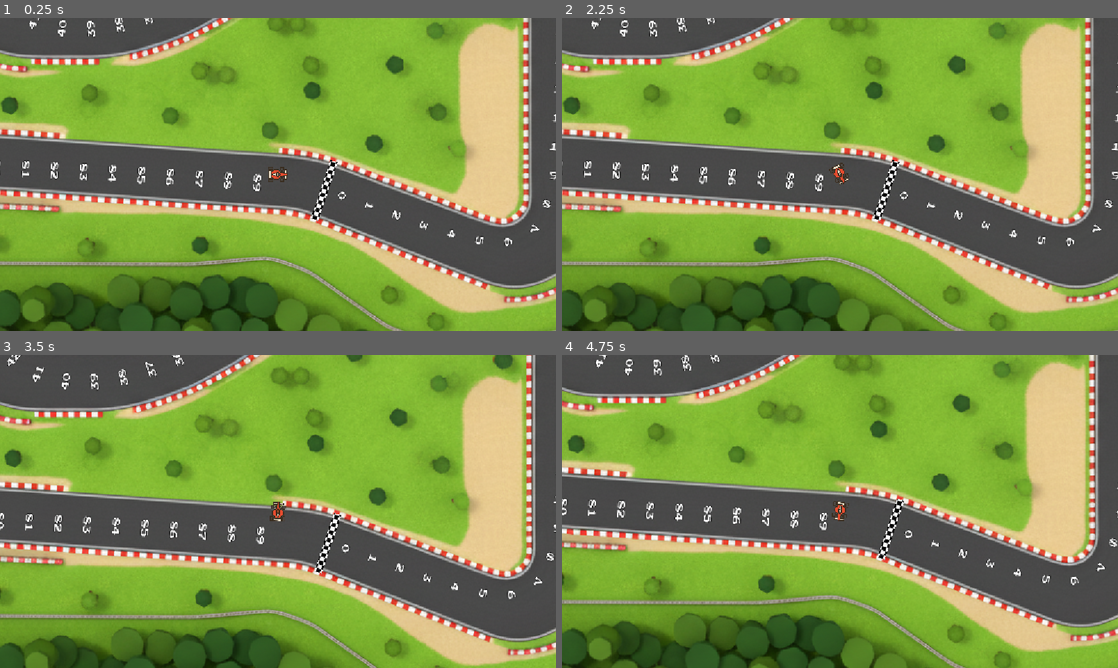
Above: before the commit, frames 1-4 (two rows, left to right).
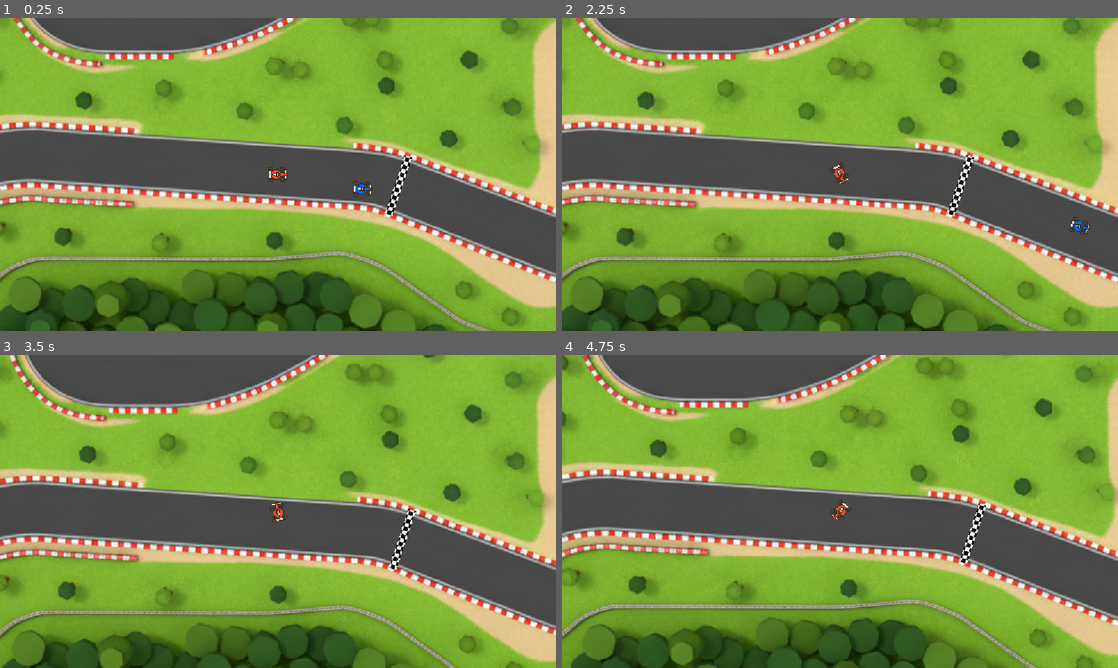
Above: after the commit, the same moments.

Repository: Pascal-Casier/godot-super-sprint-starter-main
Game: Godot game, scene res://Scenes/Track/Track.tscn
Two runs of this game, one before a commit and one after it. Both use one fixed random seed, a clock stepped at 60 frames per second and the inputs below.
Inputs:
- Up to frame 1 (0.25 s): no input
- Up to frame 2 (2.25 s): hold Right (ui_right) 0.53-1.28 s; hold Left (ui_left) 1.28-2.03 s; hold Right (ui_right) from 2.03 s (still down)
- Up to frame 3 (3.5 s): release Right (ui_right) at 2.78 s; hold Up (ui_up) from 2.78 s (still down)
- Up to frame 4 (4.75 s): release Up (ui_up) at 3.53 s; hold Left (ui_left) from 3.53 s (still down)

The runs differ from the first frame. In frame 1, 53% of the frame differs, in the area x 0-100%, y 0-100%; in frame 2, 53%; in frame 3, 51%; in frame 4, 49%.

Commit message:
fini video 10

Diff:
--- a/Scenes/Car/Car.gd
+++ b/Scenes/Car/Car.gd
@@ -4,66 +4,34 @@
 
 enum CarState { DRIVING, BOUNCING, SLIPPING}
 
+@export var car_texture : Texture2D = preload("res://Assets/Images/CarRed.png")
 @export var car_name : String = "Maisy"
 @export var car_number : int = 0
-@export var max_speed : float = 380.0
-@export var friction : float = 300.0
-@export var acceleration : float = 150.0
-@export var steer_strength : float = 6.0
-@export var min_steer_factor : float = 0.5
 @export var bounce_time : float = 0.8
 @export var bounce_force : float = 30.0
 @export var slip_speed_range : Vector2 = Vector2(0.2, 0.5)
 
 @onready var crash_effect: CPUParticles2D = $CrashEffect
+@onready var car_sprite: Sprite2D = $CarSprite
 
-var _throttle : float = 0.0
-var _steer : float = 0.0
+
 var _velocity : float = 0.0
 var _bounce_tween : Tween
 var _slip_tween : Tween
 var _bounce_target : Vector2 = Vector2.ZERO
 var _state : CarState = CarState.DRIVING
-var _verifications_count : int = 0
-var _verifications_passed : Array[int] = []
 var _lap_time : float = 0.0
 
 func _ready() -> void:
-	pass # Replace with function body.
+	car_sprite.texture = car_texture
 
-func setup(vc : int) -> void:
-	_verifications_count = vc
-	pass
+
 # Called every frame. 'delta' is the elapsed time since the previous frame.
+
 func _process(delta: float) -> void:
 	_lap_time += delta
-	_throttle = Input.get_action_strength("ui_up")
-	_steer = Input.get_axis("ui_left", "ui_right")
-
-func _physics_process(delta: float) -> void:
-	if _state != CarState.DRIVING:
-		return
-	apply_throttle(delta)
-	apply_rotation(delta)
-	position += transform.x * _velocity * delta
-
-func apply_throttle(delta : float) -> void:
-	if _throttle > 0.0:
-		_velocity += acceleration * delta
-	else:
-		_velocity -= friction * delta
-	_velocity = clamp(_velocity, 0, max_speed)
-
-func get_steer_factor() -> float:
-	return clamp(
-		1.0 - pow(_velocity / max_speed, 2.0),
-		min_steer_factor,
-		1.0
-	) * steer_strength
 
 
-func apply_rotation(delta : float) -> void:
-	rotate(get_steer_factor() * delta * _steer)
 
 #region State
 
@@ -137,13 +105,4 @@
 #endregion
 
 func lap_completed() -> void:
-	if _verifications_count == _verifications_passed.size():
-		var lcd : LapCompleteData = LapCompleteData.new(self, _lap_time)
-		print ("LapCompleted %s" % lcd)
-		EventHub.emit_on_lap_completed(lcd)
-		_verifications_passed.clear()
-		_lap_time = 0.0
-
-func hit_verification(verification_id : int) -> void:
-	if verification_id not in _verifications_passed:
-		_verifications_passed.append(verification_id)
+	_lap_time = 0.0
--- a/Scenes/Car/Car.tscn
+++ b/Scenes/Car/Car.tscn
@@ -14,7 +14,7 @@
 [node name="Car" type="Area2D"]
 script = ExtResource("1_6tdsx")
 
-[node name="Sprite2D" type="Sprite2D" parent="."]
+[node name="CarSprite" type="Sprite2D" parent="."]
 rotation = 1.5707964
 scale = Vector2(0.25, 0.25)
 texture = ExtResource("1_fnsqd")
@@ -23,8 +23,6 @@
 position = Vector2(-2, 0)
 rotation = 1.5707964
 shape = SubResource("CapsuleShape2D_6tdsx")
-
-[node name="Camera2D" type="Camera2D" parent="."]
 
 [node name="CrashEffect" type="CPUParticles2D" parent="."]
 emitting = false
--- /dev/null
+++ b/Scenes/Car/CpuCar.gd
@@ -0,0 +1,39 @@
+extends Car
+class_name CpuCar
+
+
+const STEER_REACTION_MAX : float = 9.0
+
+@export var debug : bool = true
+@export var waypoint_distance : float = 20.0
+
+@onready var target_sprite: Sprite2D = $TargetSprite
+
+var _adjusted_waypoint_target : Vector2 = Vector2.ZERO
+var _steer_reaction : float = STEER_REACTION_MAX
+var _target_speed : float = 250.0
+var _next_waypoint : Waypoint
+
+func _ready() -> void:
+	super()
+	target_sprite.visible = debug
+
+func update_waypoint() -> void:
+	if global_position.distance_to(_adjusted_waypoint_target) < waypoint_distance:
+		set_next_waypoint(_next_waypoint.next_waypoint)
+
+func set_next_waypoint(wp : Waypoint) -> void:
+	_next_waypoint = wp
+	_adjusted_waypoint_target = wp.global_position
+	target_sprite.global_position = _adjusted_waypoint_target
+
+func _physics_process(delta: float) -> void:
+	if _state != CarState.DRIVING: return
+	if ! _next_waypoint : return
+
+	var ta : float = (_adjusted_waypoint_target - global_position).angle()
+	rotation = lerp_angle(rotation, ta, _steer_reaction * delta)
+	_velocity = lerp(_velocity, _target_speed, delta)
+	position += transform.x * _velocity * delta
+
+	update_waypoint()
--- /dev/null
+++ b/Scenes/Car/CpuCar.tscn
@@ -0,0 +1,16 @@
+[gd_scene load_steps=4 format=3 uid="uid://djyaytjfa6yp5"]
+
+[ext_resource type="PackedScene" uid="uid://cg1mlwxhlujj2" path="res://Scenes/Car/Car.tscn" id="1_dy7ph"]
+[ext_resource type="Script" uid="uid://bir06hbi6ffe5" path="res://Scenes/Car/CpuCar.gd" id="2_cv55x"]
+[ext_resource type="Texture2D" uid="uid://blv5vu5ryjp8t" path="res://Assets/Images/Dot.png" id="3_or3o6"]
+
+[node name="CpuCar" instance=ExtResource("1_dy7ph")]
+script = ExtResource("2_cv55x")
+debug = false
+waypoint_distance = 20.0
+
+[node name="TargetSprite" type="Sprite2D" parent="." index="3"]
+modulate = Color(1, 0.26666668, 0.1882353, 1)
+top_level = true
+scale = Vector2(0.15, 0.15)
+texture = ExtResource("3_or3o6")
--- /dev/null
+++ b/Scenes/Car/PlayerCar.gd
@@ -0,0 +1,61 @@
+extends Car
+class_name PlayerCar
+
+
+@export var max_speed : float = 380.0
+@export var friction : float = 300.0
+@export var acceleration : float = 150.0
+@export var steer_strength : float = 6.0
+@export var min_steer_factor : float = 0.5
+
+var _throttle : float = 0.0
+var _steer : float = 0.0
+
+var _verifications_count : int = 0
+var _verifications_passed : Array[int] = []
+
+func setup(vc : int) -> void:
+	_verifications_count = vc
+
+
+func _process(delta: float) -> void:
+	_throttle = Input.get_action_strength("ui_up")
+	_steer = Input.get_axis("ui_left", "ui_right")
+	super(delta)
+
+func _physics_process(delta: float) -> void:
+	if _state != CarState.DRIVING:
+		return
+	apply_throttle(delta)
+	apply_rotation(delta)
+	position += transform.x * _velocity * delta
+
+func apply_throttle(delta : float) -> void:
+	if _throttle > 0.0:
+		_velocity += acceleration * delta
+	else:
+		_velocity -= friction * delta
+	_velocity = clamp(_velocity, 0, max_speed)
+
+func get_steer_factor() -> float:
+	return clamp(
+		1.0 - pow(_velocity / max_speed, 2.0),
+		min_steer_factor,
+		1.0
+	) * steer_strength
+
+
+func apply_rotation(delta : float) -> void:
+	rotate(get_steer_factor() * delta * _steer)
+
+func lap_completed() -> void:
+	if _verifications_count == _verifications_passed.size():
+		var lcd : LapCompleteData = LapCompleteData.new(self, _lap_time)
+		print ("LapCompleted %s" % lcd)
+		EventHub.emit_on_lap_completed(lcd)
+	_verifications_passed.clear()
+	super()
+
+func hit_verification(verification_id : int) -> void:
+	if verification_id not in _verifications_passed:
+		_verifications_passed.append(verification_id)
--- /dev/null
+++ b/Scenes/Car/PlayerCar.tscn
@@ -0,0 +1,14 @@
+[gd_scene load_steps=3 format=3 uid="uid://dj72m1ivs772h"]
+
+[ext_resource type="PackedScene" uid="uid://cg1mlwxhlujj2" path="res://Scenes/Car/Car.tscn" id="1_6m6i8"]
+[ext_resource type="Script" uid="uid://v30vc21gxpxb" path="res://Scenes/Car/PlayerCar.gd" id="2_3qauk"]
+
+[node name="PlayerCar" instance=ExtResource("1_6m6i8")]
+script = ExtResource("2_3qauk")
+max_speed = 380.0
+friction = 300.0
+acceleration = 150.0
+steer_strength = 6.0
+min_steer_factor = 0.5
+
+[node name="Camera2D" type="Camera2D" parent="." index="3"]
--- a/Scenes/Track/Track.gd
+++ b/Scenes/Track/Track.gd
@@ -21,8 +21,10 @@
 	await track_processor.build_completed
 
 	for car in cars_holder.get_children():
-		if car is Car:
+		if car is PlayerCar:
 			car.setup(verifications_holder.get_children().size())
+		if car is CpuCar:
+			car.set_next_waypoint(track_processor._first_waypoint)
 
 func get_direction_to_path(from_pos : Vector2) -> Vector2:
 	var closest_offset : float = _track_curve.get_closest_offset(from_pos)
--- a/Scenes/Track/Track.tscn
+++ b/Scenes/Track/Track.tscn
@@ -1,14 +1,16 @@
-[gd_scene load_steps=12 format=3 uid="uid://gqdstw6n42rk"]
+[gd_scene load_steps=14 format=3 uid="uid://gqdstw6n42rk"]
 
 [ext_resource type="Script" uid="uid://e256etg8nsqi" path="res://Scenes/Track/Track.gd" id="1_0do6f"]
 [ext_resource type="Texture2D" uid="uid://2msta3ane5h5" path="res://Assets/Images/WaterBg.png" id="1_okhpi"]
 [ext_resource type="Texture2D" uid="uid://xvjcmagfi6d2" path="res://Assets/Images/track-craft-professional-1766859469981.png" id="2_0ld5s"]
-[ext_resource type="PackedScene" uid="uid://cg1mlwxhlujj2" path="res://Scenes/Car/Car.tscn" id="3_0ld5s"]
 [ext_resource type="PackedScene" uid="uid://dknnoxlghw3qv" path="res://Scenes/TrackProcessor/TrackProcessor.tscn" id="5_2lgdg"]
 [ext_resource type="PackedScene" uid="uid://1olejsy54lgw" path="res://Scenes/OilDropper/OilDropper.tscn" id="5_vfgym"]
 [ext_resource type="Texture2D" uid="uid://dec3bup5l0rha" path="res://Assets/Images/FinishLine.png" id="6_wtm8k"]
 [ext_resource type="PackedScene" uid="uid://34fniyu6cog" path="res://Scenes/VerificationVerification/Verification.tscn" id="7_6d5m8"]
+[ext_resource type="PackedScene" uid="uid://dj72m1ivs772h" path="res://Scenes/Car/PlayerCar.tscn" id="8_2lgdg"]
 [ext_resource type="PackedScene" uid="uid://d06t4uidc0jf8" path="res://Scenes/RaceController/RaceController.tscn" id="8_pxc04"]
+[ext_resource type="PackedScene" uid="uid://djyaytjfa6yp5" path="res://Scenes/Car/CpuCar.tscn" id="9_iwdkm"]
+[ext_resource type="Texture2D" uid="uid://pndhsqg7v7iu" path="res://Assets/Images/CarBlue.png" id="10_pptq5"]
 
 [sub_resource type="Curve2D" id="Curve2D_0do6f"]
 _data = {
@@ -84,11 +86,12 @@
 
 [node name="CarsHolder" type="Node" parent="."]
 
-[node name="Car" parent="CarsHolder" instance=ExtResource("3_0ld5s")]
-position = Vector2(1047, 522)
-collision_mask = 0
-max_speed = 400.0
-friction = 350.0
+[node name="PlayerCar" parent="CarsHolder" instance=ExtResource("8_2lgdg")]
+position = Vector2(893, 532)
+
+[node name="CpuCar" parent="CarsHolder" instance=ExtResource("9_iwdkm")]
+position = Vector2(1061, 562)
+car_texture = ExtResource("10_pptq5")
 
 [node name="RaceController" parent="." instance=ExtResource("8_pxc04")]
 
--- a/Scenes/TrackProcessor/TrackProcessor.gd
+++ b/Scenes/TrackProcessor/TrackProcessor.gd
@@ -10,6 +10,13 @@
 @export var grid_space : float = 75.0
 
 var _waypoints : Array[Waypoint]
+
+var _first_waypoint : Waypoint:
+	get:
+		if _waypoints.size() == 0:
+			printerr("TrackProcessor first_waypoint not there")
+			return null
+		return _waypoints[0]
 
 func connect_waypoints() -> void:
 	var total_wp : int = _waypoints.size()
@@ -37,7 +44,7 @@
 
 func build_waypoint_data(holder : Node) -> void:
 	_waypoints.clear()
-	generate_waypoints(holder)
+	await generate_waypoints(holder)
 	connect_waypoints()
 
 	for wp in _waypoints: print(wp)
--- a/Scenes/VerificationVerification/Verification.gd
+++ b/Scenes/VerificationVerification/Verification.gd
@@ -3,5 +3,5 @@
 
 
 func _on_area_entered(area: Area2D) -> void:
-	if area is Car:
+	if area is PlayerCar:
 		area.hit_verification(get_instance_id())
--- a/Scenes/Waypoints/Waypoint.tscn
+++ b/Scenes/Waypoints/Waypoint.tscn
@@ -25,6 +25,7 @@
 collide_with_bodies = false
 
 [node name="Label" type="Label" parent="."]
+visible = false
 offset_left = -19.0
 offset_top = -8.0
 offset_right = 21.0
Not shown, added: Scenes/Car/CpuCar.gd.uid
Not shown, added: Scenes/Car/PlayerCar.gd.uid
